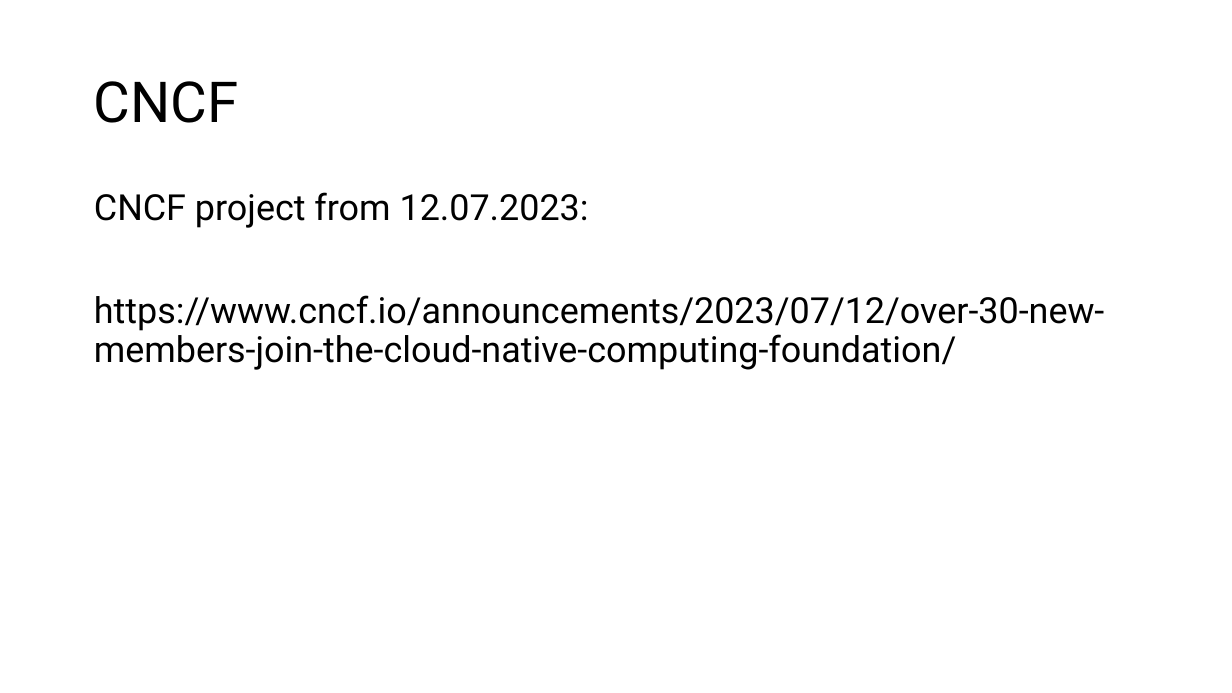
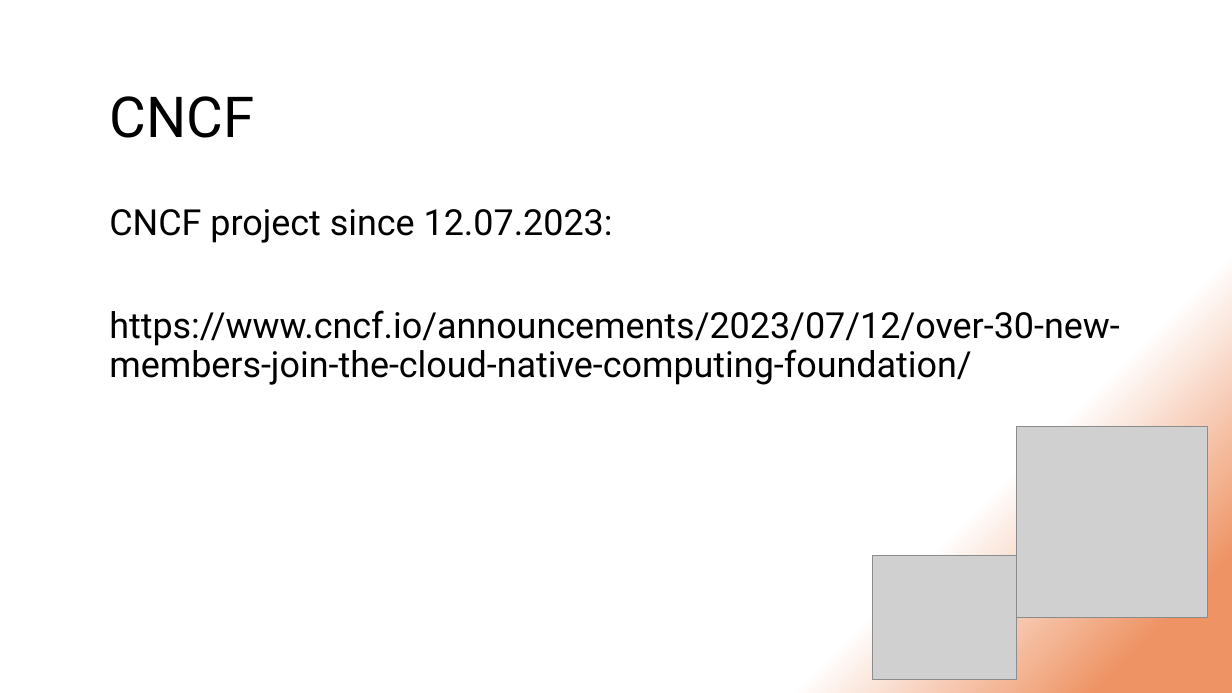
Before and after one commit to DStefanow/victoriametrics-poc, a slide deck: slide 20 of presentation-content/migrating-from-prometheus-to-vm.pptx. Drawn at 1232x693 pixels with LibreOffice and Linux fonts; fonts in the diff are those of the drawing; grey boxes stand for pictures. Boxes give left, top, right and bottom in pixels: in the first picture for what was removed or moved away, otherwise in the second. Text is boxed around its words. In the diff, an @@ line names an element or a change of style, - is before the commit and + after.

Commit message:
Change background for presentation

```diff
--- a/presentation-content/migrating-from-prometheus-to-vm.pptx
+++ b/presentation-content/migrating-from-prometheus-to-vm.pptx
@@ background #FFFFFF to gradient #FFFFFF to #EE9364 @@
@@ title "CNCF" moved from (x1=94, y1=81, x2=239, y2=123) to (x1=109, y1=96, x2=254, y2=138) @@
@@ text "CNCF project since 12.07.2023:" moved from (x1=94, y1=192, x2=1104, y2=370) to (x1=109, y1=209, x2=1119, y2=385) @@
@@ text at (x1=109, y1=209, x2=613, y2=243): text changed @@
-CNCF project from 12.07.2023:
+CNCF project since 12.07.2023:
@@ picture added at (x1=1017, y1=427, x2=1208, y2=618) @@
@@ picture added at (x1=872, y1=555, x2=1017, y2=679) @@
```
Also in this commit, not shown: 46 other slides changed, 3 slides added, 3 slides removed.
